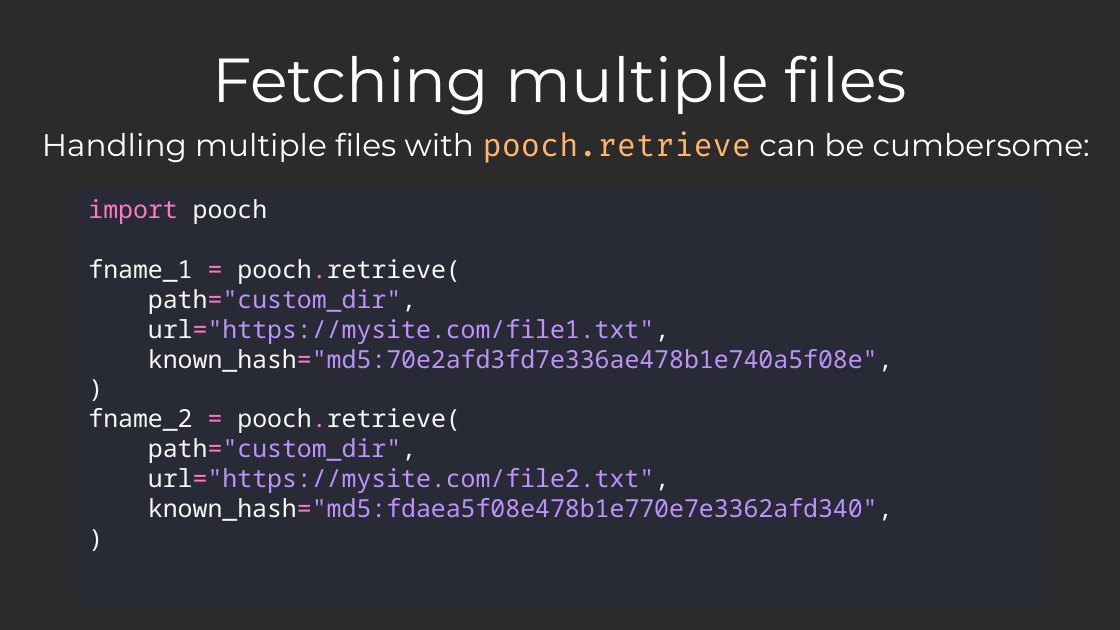
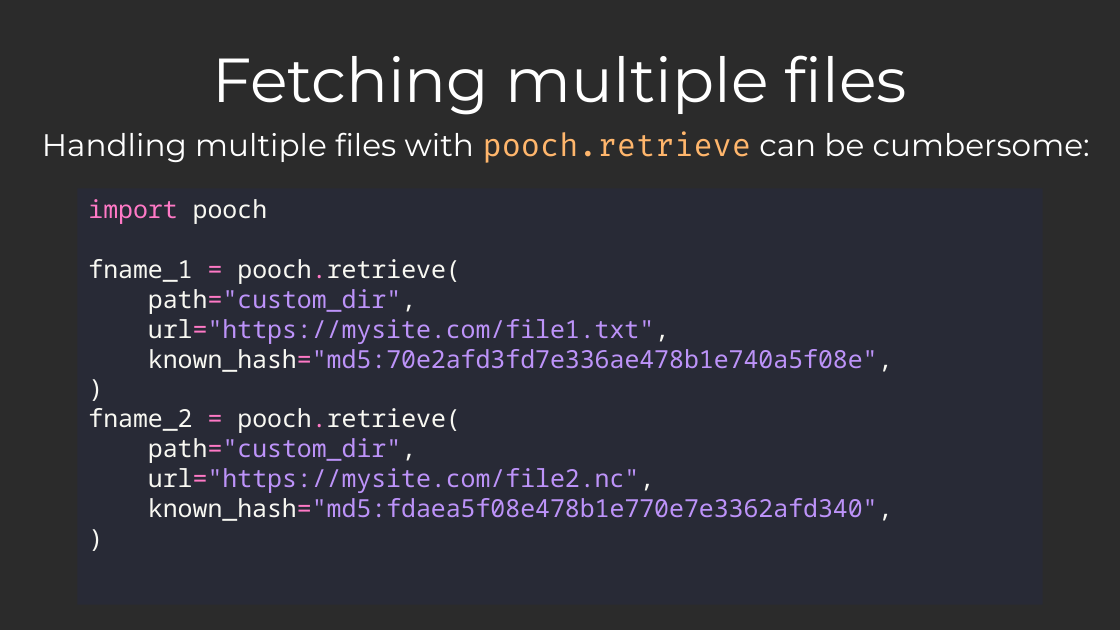
Before and after one commit to santisoler/scipy2024-pooch, a slide deck: slide 8 of slides/slides.odp (slide 10 before the commit). Drawn at 1120x630 pixels with LibreOffice and Linux fonts; fonts in the diff are those of the drawing; background and template pictures are left out; a plain dark background stands for a picture behind light text. Boxes give left, top, right and bottom in pixels: in the first picture for what was removed or moved away, otherwise in the second. Text is boxed around its words. In the diff, an @@ line names an element or a change of style, - is before the commit and + after.

```diff
--- a/slides/slides.odp
+++ b/slides/slides.odp
@@ text in rectangle at <box>148,468,655,493</box>: text changed @@
-url="https://mysite.com/file2.txt",
+url="https://mysite.com/file2.nc",
```
Also in this commit, not shown: 2 other slides changed, 2 slides added.
